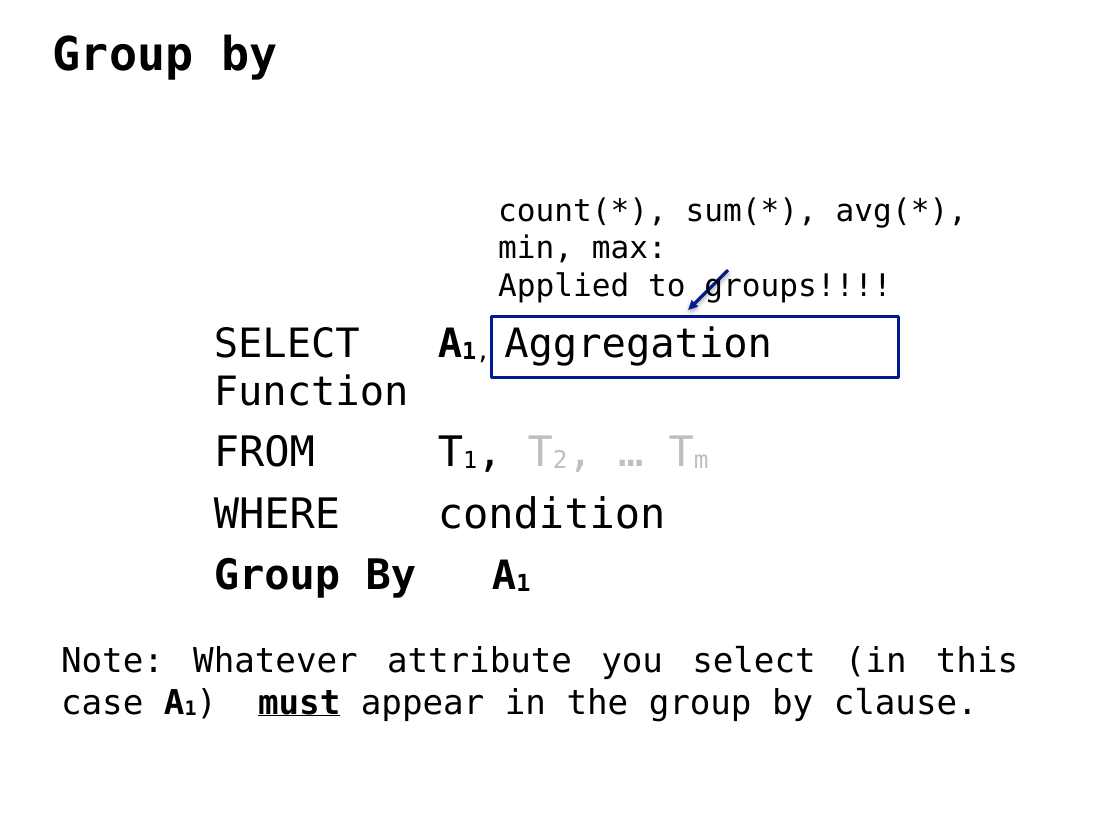
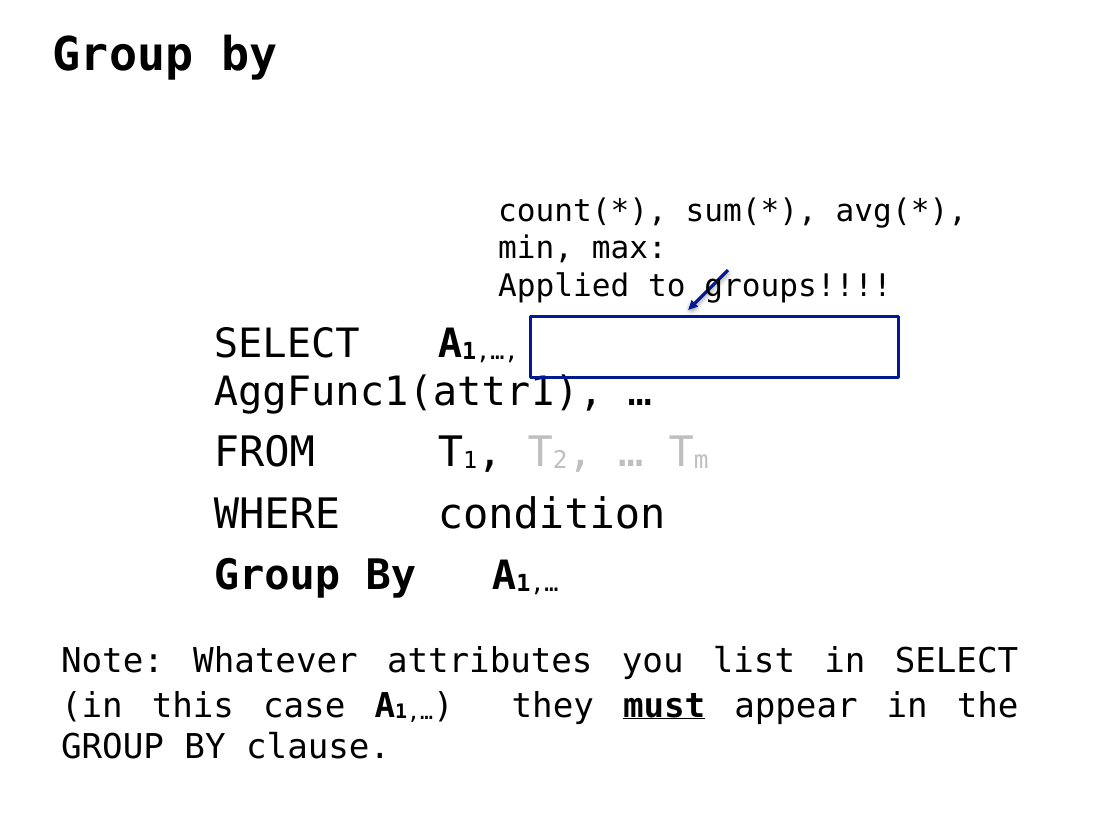
Before and after one commit to ipeirotis/introduction-to-databases, a slide deck: slide 48 of C-SQL.pptx (slide 45 before the commit). Drawn at 1120x840 pixels with LibreOffice and Linux fonts; fonts in the diff are those of the drawing. Boxes give left, top, right and bottom in pixels: in the first picture for what was removed or moved away, otherwise in the second. Text is boxed around its words. In the diff, an @@ line names an element or a change of style, - is before the commit and + after.

```diff
--- a/C-SQL.pptx
+++ b/C-SQL.pptx
@@ text at (214, 327, 603, 414): text changed @@
-SELECT A1, Aggregation Function
+SELECT A1,…, AggFunc1(attr1), …
@@ rectangle: place and size @@
-rectangle at (492, 317, 899, 377)
+rectangle at (531, 317, 898, 377)
@@ text at (61, 645, 1019, 759): text changed @@
-Note: Whatever attribute you select (in this case A1) must appear in the group by clause.
+Note: Whatever attributes you list in SELECT (in this case A1,…) they must appear in the GROUP BY clause.
```
Also in this commit, not shown: 2 other slides changed, 2 slides added, 2 slides removed.
